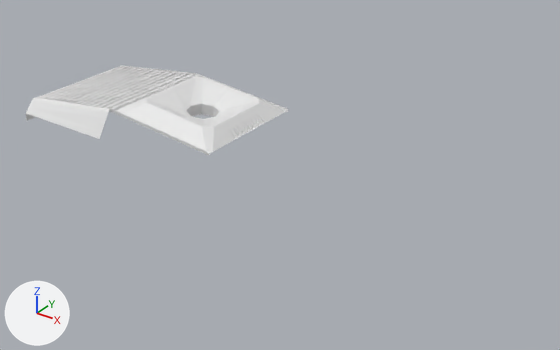
One commit to the Blender file wasabi/media_src/atari-7800-controller.blend: the scene before it, then after it.
Camera for both pictures: a camera (50 mm lens) standing at (16.71, -17.22, 9.78) and looking at (4.41, -0.11, -1.2). The axes (+X, +Y, +Z) are drawn at lower left. The lights are the same throughout.
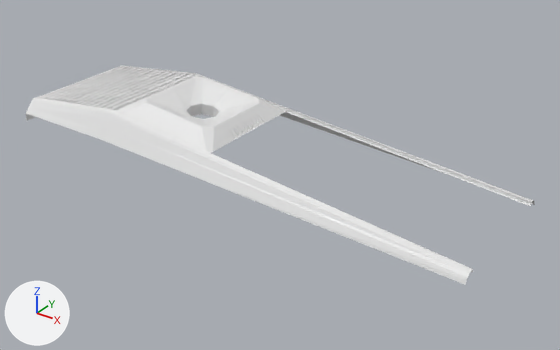
Commit message: extend the curved bit all the way down along the length of the joystick

Edits to the bpy script that builds the scene:
```text
Change me_circle:
    used by ob_circle; location = (4.84, -0.12, 0.0)
    remove me_circle.from_pydata(...)  # 447 vertices, 420 faces; spans x -9.4..-1.53, y -2.58..2.58, z -0.86..0.68
    add me_circle.from_pydata(...)  # 467 vertices, 438 faces; spans x -9.4..6.64, y -2.58..2.58, z -0.98..0.68
    me_circle part 1
    4 vertices in x -1.54, y -1.99..1.99, z -0.06 move by (0.01, 0.0, 0.0)
    2 vertices move from x -1.54, y -1.99..1.99, z 0.04 to x -1.52, y -1.99..1.99, z 0.04
    20 vertices are added at x 6.64, y -2.33..2.33, z -0.98..-0.72
    18 new faces join them
```

What differs and where, as boxes [x1, y1, x2, y2] in the pictures (560 x 350 px):
'Circle', reshaped (94% wider, 143% taller): before [26, 65, 288, 155]; after [26, 65, 535, 285]
part 1 of me_circle, built on: before [114, 74, 288, 155]; after [100, 74, 535, 285]
